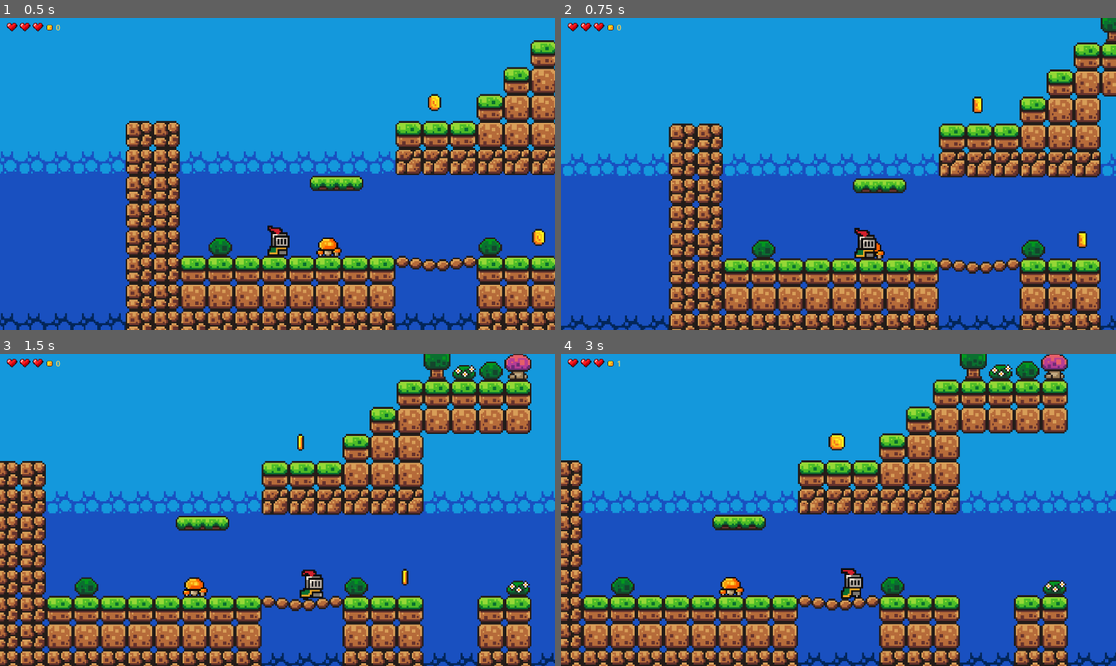
Above: before the commit, frames 1-4 (two rows, left to right).
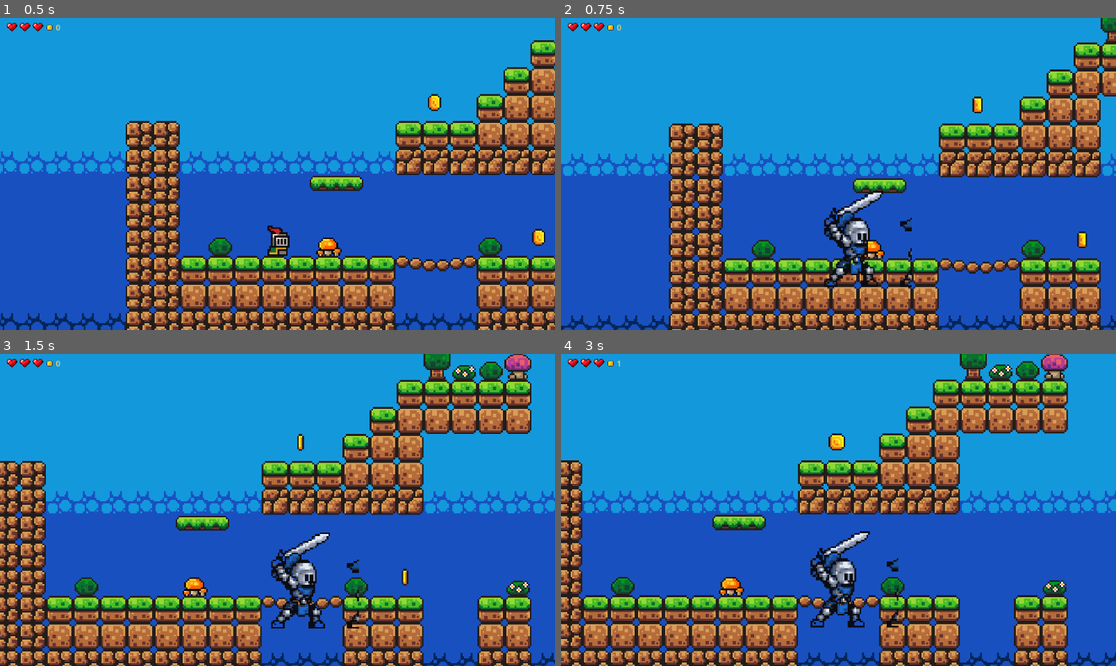
Above: after the commit, the same moments.

Repository: serafin1367/gots-rycerz
Game: Godot game, scene res://scenes/game.tscn
The game is run twice, just before and just after one commit, with the same random seed, the same clock (stepped at 60 frames per second) and the same inputs.
Inputs:
- Up to frame 1 (0.5 s): no input
- Up to frame 2 (0.75 s): hold Right (move_right) from 0.53 s (still down); tap J (attack, bound only after the commit) at 0.6 s
- Up to frame 3 (1.5 s): keep holding Right (move_right); tap Space (jump) at 0.77 s; tap J (attack, bound only after the commit) at 1.35 s
- Up to frame 4 (3 s): tap Space (jump) at 1.52 s; release Right (move_right) at 2.03 s; hold A (move_left) 2.03-2.78 s; tap J (attack, bound only after the commit) at 2.1, 2.85 s; hold Right (move_right) from 2.78 s (still down)

Frame 1 is identical in both runs. In frame 2, 1.7% of the frame differs, in the area x 47-64%, y 55-87%; in frame 3, 1.8%, in the area x 48-65%, y 57-88%; in frame 4, 1.8%.

Commit message:
feat: add experimental six-frame sword attack and enemy combat

Diff:
--- a/project.godot
+++ b/project.godot
@@ -49,6 +49,11 @@
 ]
 }
 
+attack={
+"deadzone": 0.2,
+"events": [Object(InputEventKey,"resource_local_to_scene":false,"resource_name":"","device":0,"window_id":0,"alt_pressed":false,"shift_pressed":false,"ctrl_pressed":false,"meta_pressed":false,"pressed":false,"keycode":74,"physical_keycode":0,"key_label":0,"unicode":0,"location":0,"echo":false,"script":null)]
+}
+
 [rendering]
 
 textures/canvas_textures/default_texture_filter=0
--- a/scripts/player.gd
+++ b/scripts/player.gd
@@ -5,6 +5,8 @@
 const SPEED = 130.0
 const JUMP_VELOCITY = -300.0
 const DECELERATION = 900.0
+const ATTACK_STRIP = preload("res://assets/sprites/knight_attack_strip.png")
+const ATTACK_DURATION = 0.48
 
 @export_range(1, 20) var max_health: int = 3
 @export var invulnerability_seconds: float = 1.2
@@ -22,10 +24,16 @@
 
 var heart_icons: Array[TextureRect] = []
 var coin_label: Label
+var attack_sprite: AnimatedSprite2D
+var attack_area: Area2D
+var attack_elapsed := 0.0
+var attacking := false
+var hit_targets: Array[Node] = []
 
 func _ready() -> void:
 	add_to_group("player")
 	health = max_health
+	_create_attack_components()
 	_create_hearts_hud()
 	_update_health_display()
 	health_changed.emit(health, max_health)
@@ -43,6 +51,75 @@
 		invulnerability_left = invulnerability_seconds
 		animated_sprite.play("hit")
 	return true
+
+func _create_attack_components() -> void:
+	attack_sprite = AnimatedSprite2D.new()
+	attack_sprite.name = "AttackSprite"
+	attack_sprite.position = Vector2(0, -12)
+	attack_sprite.texture_filter = CanvasItem.TEXTURE_FILTER_NEAREST
+	var frames := SpriteFrames.new()
+	frames.add_animation("slash")
+	frames.set_animation_speed("slash", 12.5)
+	frames.set_animation_loop("slash", false)
+	for i in range(6):
+		var frame := AtlasTexture.new()
+		frame.atlas = ATTACK_STRIP
+		frame.region = Rect2(i * 64, 0, 64, 64)
+		frames.add_frame("slash", frame)
+	attack_sprite.sprite_frames = frames
+	attack_sprite.visible = false
+	add_child(attack_sprite)
+	attack_area = Area2D.new()
+	attack_area.name = "SwordHitbox"
+	attack_area.collision_layer = 0
+	attack_area.collision_mask = 1
+	attack_area.monitoring = true
+	attack_area.monitorable = false
+	var collision := CollisionShape2D.new()
+	var shape := RectangleShape2D.new()
+	shape.size = Vector2(27, 24)
+	collision.shape = shape
+	attack_area.add_child(collision)
+	add_child(attack_area)
+	_update_attack_direction()
+
+func _update_attack_direction() -> void:
+	var facing := -1 if animated_sprite.flip_h else 1
+	if attack_sprite != null:
+		attack_sprite.flip_h = facing < 0
+	if attack_area != null:
+		attack_area.position = Vector2(21 * facing, -11)
+
+func begin_attack() -> bool:
+	if dead or attacking:
+		return false
+	attacking = true
+	attack_elapsed = 0.0
+	hit_targets.clear()
+	animated_sprite.visible = false
+	attack_sprite.visible = true
+	_update_attack_direction()
+	attack_sprite.play("slash")
+	return true
+
+func _process_attack(delta: float) -> void:
+	if not attacking:
+		return
+	attack_elapsed += delta
+	if attack_elapsed >= 0.12 and attack_elapsed <= 0.36:
+		_apply_sword_hit()
+	if attack_elapsed >= ATTACK_DURATION:
+		attacking = false
+		attack_sprite.stop()
+		attack_sprite.visible = false
+		animated_sprite.visible = true
+
+func _apply_sword_hit() -> void:
+	for area in attack_area.get_overlapping_areas():
+		var target := area.get_parent()
+		if target.is_in_group("enemies") and not hit_targets.has(target) and target.has_method("take_damage"):
+			hit_targets.append(target)
+			target.take_damage(1)
 
 func _create_hearts_hud() -> void:
 	var canvas := CanvasLayer.new()
@@ -111,6 +188,9 @@
 func _physics_process(delta: float) -> void:
 	if dead:
 		return
+	if Input.is_action_just_pressed("attack"):
+		begin_attack()
+	_process_attack(delta)
 	if invulnerability_left > 0.0:
 		invulnerability_left = maxf(invulnerability_left - delta, 0.0)
 		animated_sprite.modulate = Color(1.0, 0.5, 0.5) if int(invulnerability_left * 10.0) % 2 == 0 else Color.WHITE
@@ -131,6 +211,9 @@
 		animated_sprite.flip_h = true
 	elif direction > 0:
 		animated_sprite.flip_h = false
+
+	if not attacking:
+		_update_attack_direction()
 
 	if invulnerability_left > maxf(invulnerability_seconds - 0.25, 0.0):
 		animated_sprite.play("hit")
--- a/scripts/slime.gd
+++ b/scripts/slime.gd
@@ -1,6 +1,20 @@
 extends AnimatedSprite2D
 
 const SPEED = 50
+@export_range(1, 10) var max_health: int = 1
+var health: int = 1
+
+func _ready() -> void:
+	add_to_group("enemies")
+	health = max_health
+
+func take_damage(amount: int = 1) -> void:
+	if amount <= 0 or health <= 0:
+		return
+	health = maxi(health - amount, 0)
+	if health == 0:
+		queue_free()
+
 var direction = 1
 
 @onready var ray_cast_left: RayCast2D = $RayCastLeft
--- a/tests/run_tests.gd
+++ b/tests/run_tests.gd
@@ -16,6 +16,7 @@
 
 func _run_tests() -> void:
 	await _test_player()
+	await _test_attack()
 	await _test_health()
 	await _test_damage_zone()
 	await _test_kill_zone()
@@ -133,3 +134,26 @@
 	player.queue_free()
 	zone.queue_free()
 	await process_frame
+
+func _test_attack() -> void:
+	var player := preload("res://scenes/player.tscn").instantiate()
+	root.add_child(player)
+	await process_frame
+	check(player.attack_sprite.sprite_frames.get_frame_count("slash") == 6, "Sword attack has six frames")
+	check(player.begin_attack(), "Player can start sword attack")
+	check(player.attacking and player.attack_sprite.visible, "Attack animation is visible")
+	check(not player.begin_attack(), "Attack cannot restart until completed")
+	player._process_attack(0.5)
+	check(not player.attacking and player.animated_sprite.visible, "Attack restores normal sprite")
+	player.animated_sprite.flip_h = true
+	player._update_attack_direction()
+	check(player.attack_area.position.x < 0, "Sword hitbox follows facing direction")
+	var slime := preload("res://scenes/slime.tscn").instantiate()
+	root.add_child(slime)
+	await process_frame
+	check(slime.is_in_group("enemies"), "Slime belongs to enemy group")
+	slime.take_damage(1)
+	check(slime.health == 0, "Sword damage can defeat slime")
+	slime.queue_free()
+	player.queue_free()
+	await process_frame
Binary file added: assets/sprites/knight_attack_strip.png
Not shown, changed: docs/HEALTH.md
